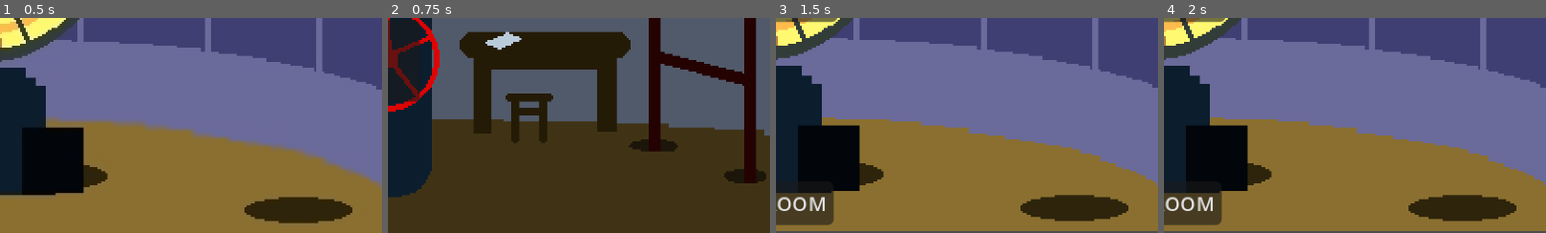
Above: before the commit, frames 1-4 (left to right).
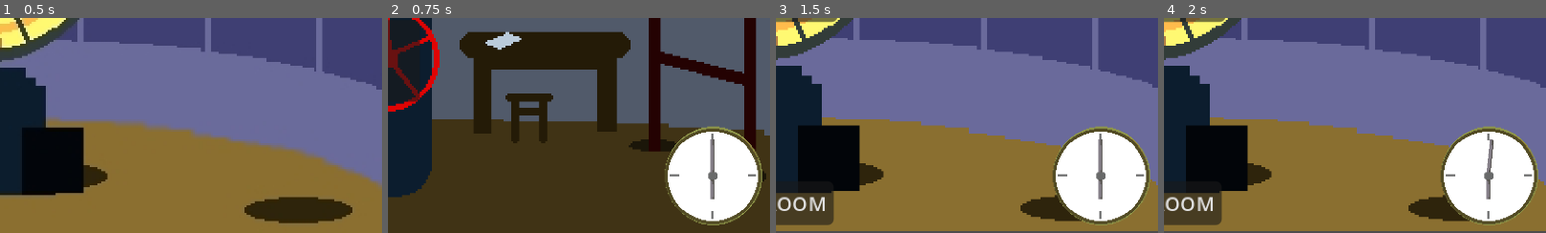
Above: after the commit, the same moments.

Repository: DerangedPalmito/Gamejam-Plus-26
Game: Godot game, scene res://scenes/UI/MainMenu.tscn
Two runs of this game, one before a commit and one after it. Both use one fixed random seed, a clock stepped at 60 frames per second and the inputs below. The engine's default icon, where the game draws it, is replaced by a stand-in: a white triangle on a blue panel in a dark square.
Inputs:
- Up to frame 1 (0.5 s): no input
- Up to frame 2 (0.75 s): click "START" at 0.5 s
- Up to frame 3 (1.5 s): click "LANTERN ROOM" at 1.25 s
- Up to frame 4 (2 s): no input
The pictures show only the part of the screen within x 50-100%, y 50-100%; the shares and areas given below are measured in that part.

Frame 1 is identical in both runs. In frame 2, 8.5% of the frame differs, in the area x 72-98%, y 50-97%; in frame 3, 9.1%; in frame 4, 9.1%.

Commit message:
#FEAT: Adicionado relógio para contabilizar o dia.

Diff:
--- a/scenes/Rooms/Devroom.tscn
+++ b/scenes/Rooms/Devroom.tscn
@@ -17,6 +17,7 @@
 [ext_resource type="Script" uid="uid://ms6ua2drjd7f" path="res://scripts/lantern.gd" id="13_eb0sy"]
 [ext_resource type="Script" uid="uid://djyeh5ks8uyqn" path="res://scripts/Tasks/OpenValveTask/OpenValveTask.gd" id="13_ktxcu"]
 [ext_resource type="Script" uid="uid://bjcncmm7wk8iv" path="res://scripts/hallucination.gd" id="14_7q58c"]
+[ext_resource type="PackedScene" uid="uid://cv8g38nq75anl" path="res://scenes/UI/clock.tscn" id="15_nves3"]
 
 [sub_resource type="Gradient" id="Gradient_ktfow"]
 offsets = PackedFloat32Array(0, 0.6370192, 1)
@@ -396,6 +397,9 @@
 color = Color(0, 0, 0, 1)
 
 [node name="CanvasLayer" type="CanvasLayer" parent="UI" unique_id=1842860626]
+
+[node name="Clock" parent="UI/CanvasLayer" unique_id=2024009353 instance=ExtResource("15_nves3")]
+position = Vector2(355, 187)
 
 [node name="TextureButton" type="TextureButton" parent="UI/CanvasLayer" unique_id=2026000060]
 anchors_preset = -1
--- /dev/null
+++ b/scenes/UI/clock.tscn
@@ -0,0 +1,27 @@
+[gd_scene format=3 uid="uid://cv8g38nq75anl"]
+
+[ext_resource type="Script" uid="uid://btotfkrngjknk" path="res://scripts/UI/clock.gd" id="1_eqvxp"]
+[ext_resource type="Texture2D" uid="uid://htdrpf5bdqhp" path="res://assets/sprites/UI/Clock/clock_frame.png" id="2_2gten"]
+[ext_resource type="Texture2D" uid="uid://xgcjb51shq0a" path="res://assets/sprites/UI/Clock/nub.png" id="3_p4lr0"]
+[ext_resource type="Texture2D" uid="uid://drtxcr8jiyhmd" path="res://assets/sprites/UI/Clock/minute_hand.png" id="4_0hapa"]
+[ext_resource type="Texture2D" uid="uid://bg2v4qp7m0uq" path="res://assets/sprites/UI/Clock/hour_hand.png" id="5_2d3ab"]
+
+[node name="Clock" type="Node2D" unique_id=2024009353]
+scale = Vector2(0.5, 0.5)
+script = ExtResource("1_eqvxp")
+
+[node name="frame" type="Sprite2D" parent="." unique_id=783009144]
+texture = ExtResource("2_2gten")
+
+[node name="nub" type="Sprite2D" parent="." unique_id=358029155]
+z_index = 4
+texture = ExtResource("3_p4lr0")
+
+[node name="Timer" type="Timer" parent="." unique_id=320467483]
+
+[node name="minute_hand" type="Sprite2D" parent="." unique_id=961520541]
+texture = ExtResource("4_0hapa")
+
+[node name="hour_hand" type="Sprite2D" parent="." unique_id=215927289]
+texture = ExtResource("5_2d3ab")
+flip_h = true
--- /dev/null
+++ b/scripts/UI/clock.gd
@@ -0,0 +1,30 @@
+extends Node2D
+
+var hour_rotation_degrees:int = 18 * 60
+@onready var minute_clock: Timer = $Timer
+@onready var minute_hand: Node2D = $minute_hand
+@onready var hour_hand: Node2D = $hour_hand
+
+@export var time_scale: int = 1
+
+func _ready() -> void:
+	_update_clock_hands()
+
+	minute_clock.timeout.connect(_on_timer_timeout)
+	minute_clock.start()
+
+func _on_timer_timeout() -> void:
+	hour_rotation_degrees += time_scale
+
+	if hour_rotation_degrees >= 2160:
+		hour_rotation_degrees = 2160
+		minute_clock.stop()
+		#mudar cena pra a derrota
+
+	_update_clock_hands()
+
+func _update_clock_hands() -> void:
+	var hour_rotation = hour_rotation_degrees * 0.5
+	hour_hand.rotation = deg_to_rad(hour_rotation + 90)
+	var minute_rotation_degrees: int = hour_rotation_degrees * 6
+	minute_hand.rotation = deg_to_rad(minute_rotation_degrees)
Binary file added: assets/sprites/UI/Clock/clock_frame.png
Not shown, added: assets/sprites/UI/Clock/clock_frame.png.import
Binary file added: assets/sprites/UI/Clock/hour_hand.png
Not shown, added: assets/sprites/UI/Clock/hour_hand.png.import
Binary file added: assets/sprites/UI/Clock/minute_hand.png
Not shown, added: assets/sprites/UI/Clock/minute_hand.png.import
Binary file added: assets/sprites/UI/Clock/nub.png
Not shown, added: assets/sprites/UI/Clock/nub.png.import
Not shown, added: scripts/UI/clock.gd.uid
